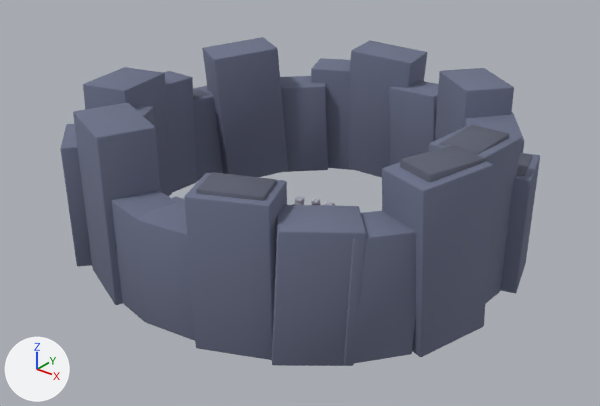
An edit to the glTF model game/assets/3d/env/stone_warden.glb, drawn before and after from the same camera.
The view is the same before and after, from a camera (50 mm lens) standing at (43.5, -54.5, 37.1) and looking at (0.5, -0.7, 3.7). The lights are fixed; the arrows at lower left show +X, +Y and +Z. The first picture is the older version. Vertices at exactly the same position are counted once.

The older version as bpy lines, for what is in view:
```python
me_cone = bpy.data.meshes.new('Cone')
me_cone.from_pydata(...)  # 3721 vertices, 6858 faces; spans x -21.2..20.8, y -19.0..21.5, z -0.9..14.6
me_cone.materials.append(mat_colormap)  # picture img_colormap
ob_stonewardenground = bpy.data.objects.new('StoneWardenGround', me_cone)
ob_stonewardenground.location = (0.0, 0.0, 0.0)
```
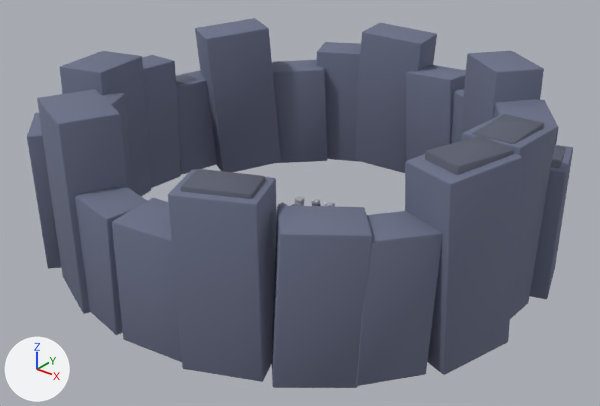
Boxes [x1, y1, x2, y2] around the edits, measured in the pictures (600 x 406 px; the box of a moved part takes in the faces that stretch with it):
'StoneWardenGround', reshaped (14% wider, 12% taller)
    before: [60, 37, 540, 366]
    after: [27, 18, 573, 388]
part 1 of me_cone, moved or reshaped
    before: [429, 125, 522, 304]
    after: [462, 114, 557, 319]
part 2 of me_cone, moved or reshaped
    before: [439, 125, 509, 154]
    after: [472, 114, 544, 144]
part 3 of me_cone, moved or reshaped
    before: [500, 153, 540, 293]
    after: [530, 145, 573, 299]
part 4 of me_cone, moved or reshaped (mostly hidden)
    before: [517, 154, 533, 176]
    after: [551, 146, 566, 168]
part 5 of me_cone, moved or reshaped
    before: [464, 112, 524, 153]
    after: [494, 99, 559, 145]
part 6 of me_cone, moved or reshaped
    before: [435, 68, 514, 141]
    after: [460, 51, 544, 141]
part 7 of me_cone, moved or reshaped (not visible before)
    after: [452, 89, 464, 143]
part 8 of me_cone, moved or reshaped
    before: [389, 81, 439, 165]
    after: [406, 65, 466, 160]
part 9 of me_cone, moved or reshaped
    before: [348, 40, 427, 177]
    after: [355, 23, 437, 173]
part 10 of me_cone, moved or reshaped
    before: [311, 58, 353, 170]
    after: [317, 42, 361, 162]
part 11 of me_cone, moved or reshaped
    before: [280, 76, 328, 172]
    after: [272, 60, 327, 163]
part 12 of me_cone, moved or reshaped
    before: [202, 37, 288, 177]
    after: [195, 18, 281, 172]
part 13 of me_cone, moved or reshaped
    before: [193, 85, 223, 181]
    after: [176, 70, 217, 175]
part 14 of me_cone, moved or reshaped (mostly hidden)
    before: [193, 89, 209, 99]
    after: [176, 75, 197, 85]
part 15 of me_cone, moved or reshaped
    before: [163, 71, 197, 192]
    after: [142, 55, 181, 188]
part 16 of me_cone, moved or reshaped
    before: [60, 67, 493, 366]
    after: [27, 51, 522, 388]

The change, as a list of edits to the scene's bpy script:
```text
Change me_cone:
    used by ob_stonewardenground; location = (0.0, 0.0, 0.0)
    remove me_cone.from_pydata(...)  # 3721 vertices, 6858 faces; spans x -21.2..20.8, y -19.0..21.5, z -0.9..14.6
    add me_cone.from_pydata(...)  # 3721 vertices, 6858 faces; spans x -23.7..23.2, y -21.7..23.9, z -0.9..16.1
    me_cone part 1: the loose piece of 56 vertices spanning x 14.6..19.2, y -3.6..3.7, z -0.4..13.8 is scaled about its middle by (1, 1, 1.11), then moved by (2.6, 0.0, 0.7)
    me_cone part 2: the loose piece of 24 vertices spanning x 15.3..18.6, y -2.6..2.7, z 11.1..13.9 is scaled about its middle by (1, 1, 1.11), then moved by (2.6, 0.0, 1.3)
    me_cone part 3: the loose piece of 56 vertices spanning x 15.1..20.5, y 2.2..8.6, z -0.2..10.3 is scaled about its middle by (1, 1, 1.11), then moved by (2.4, 0.7, 0.6)
    me_cone part 4: the loose piece of 24 vertices spanning x 15.8..19.8, y 2.9..7.9, z 8.3..10.4 is moved by (2.4, 0.7, 1.0)
    me_cone part 5: the loose piece of 56 vertices spanning x 10.1..17.6, y 5.5..13.6, z -0.3..11.7 is scaled about its middle by (1, 1, 1.11), then moved by (2.2, 1.5, 0.6)
    me_cone part 6: the loose piece of 56 vertices spanning x 6.3..14.3, y 8.9..16.6, z -0.3..14.3 is scaled about its middle by (1, 1, 1.11), then moved by (1.7, 2.1, 0.8)
    me_cone part 7: the loose piece of 56 vertices spanning x 3.8..12.0, y 13.1..20.2, z -0.3..9.6 is scaled about its middle by (1, 1, 1.11), then moved by (1.1, 2.3, 0.5)
    me_cone part 8: the loose piece of 56 vertices spanning x -1.1..6.2, y 15.0..20.0, z -0.4..10.7 is scaled about its middle by (1, 1, 1.11), then moved by (0.4, 2.6, 0.6)
    me_cone part 9: the loose piece of 56 vertices spanning x -7.4..0.9, y 15.5..21.5, z -0.4..13.5 is scaled about its middle by (1, 1, 1.11), then moved by (-0.4, 2.5, 0.7)
    me_cone part 10: the loose piece of 56 vertices spanning x -11.4..-4.0, y 13.9..20.3, z -0.3..11.3 is scaled about its middle by (1, 1, 1.11), then moved by (-1.0, 2.3, 0.6)
    me_cone part 11: the loose piece of 56 vertices spanning x -14.5..-7.3, y 10.1..17.0, z -0.3..9.7 is scaled about its middle by (1, 1, 1.11), then moved by (-1.6, 2.0, 0.5)
    me_cone part 12: the loose piece of 56 vertices spanning x -18.4..-10.4, y 4.0..13.2, z -0.4..14.1 is scaled about its middle by (1, 1, 1.11), then moved by (-2.3, 1.4, 0.7)
    me_cone part 13: the loose piece of 56 vertices spanning x -20.5..-15.5, y 2.2..8.4, z -0.3..9.0 is scaled about its middle by (1, 1, 1.11), then moved by (-2.4, 0.7, 0.5)
    me_cone part 14: the loose piece of 24 vertices spanning x -19.8..-16.2, y 2.9..7.6, z 7.1..9.0 is scaled about its middle by (1, 1, 1.11), then moved by (-2.4, 0.7, 0.9)
    me_cone part 15: the loose piece of 56 vertices spanning x -20.2..-16.5, y -2.3..3.1, z -0.2..11.7 is scaled about its middle by (1, 1, 1.11), then moved by (-2.5, 0.1, 0.6)
    me_cone part 16: 800 of 3721 vertices moved; they spanned x -21.2..20.8, y -19.0..-0.7, z -0.4..14.6 and now span x -23.7..23.2, y -21.7..-1.3, z -0.4..16.1; mean shift (0.0, -1.8, 0.7); largest move (-4.4, -18.8, 14.5) -> (-5.4, -21.3, 16.0)
    other edits to the shape of me_cone do not show in these pictures
```
